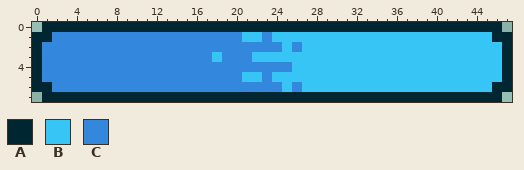
Pixel-art file, stored at Assets/Art/UI/Magic Bar.aseprite. This is how it looked before the edit.
48x8 pixels, 1 frame.
Palette (. is transparent): A #002631  B #36c5f4  C #3388de
Pixels before, first column x 0:
0 .AAAAAAAAAAAAAAAAAAAAAAAAAAAAAAAAAAAAAAAAAAAAAA.
1 AACCCCCCCCCCCCCCCCCCCBBCBBBBBBBBBBBBBBBBBBBBBBAA
2 ACCCCCCCCCCCCCCCCCCCCCCCCBCBBBBBBBBBBBBBBBBBBBBA
3 ACCCCCCCCCCCCCCCCCBCCCBBBBBBBBBBBBBBBBBBBBBBBBBA
4 ACCCCCCCCCCCCCCCCCCCCCCCCCBBBBBBBBBBBBBBBBBBBBBA
5 ACCCCCCCCCCCCCCCCCCCCBBCBBBBBBBBBBBBBBBBBBBBBBBA
6 AACCCCCCCCCCCCCCCCCCCCCCCBCBBBBBBBBBBBBBBBBBBBAA
7 .AAAAAAAAAAAAAAAAAAAAAAAAAAAAAAAAAAAAAAAAAAAAAA.
New version:
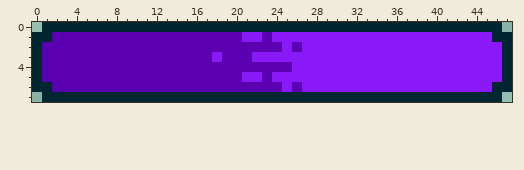
The exact change:
{"colour":"B","old":"#36c5f4","new":"#8a19f7"}
{"colour":"C","old":"#3388de","new":"#5b00b1"}
{"label":"changed","picture_box":[42,32,502,92]}
